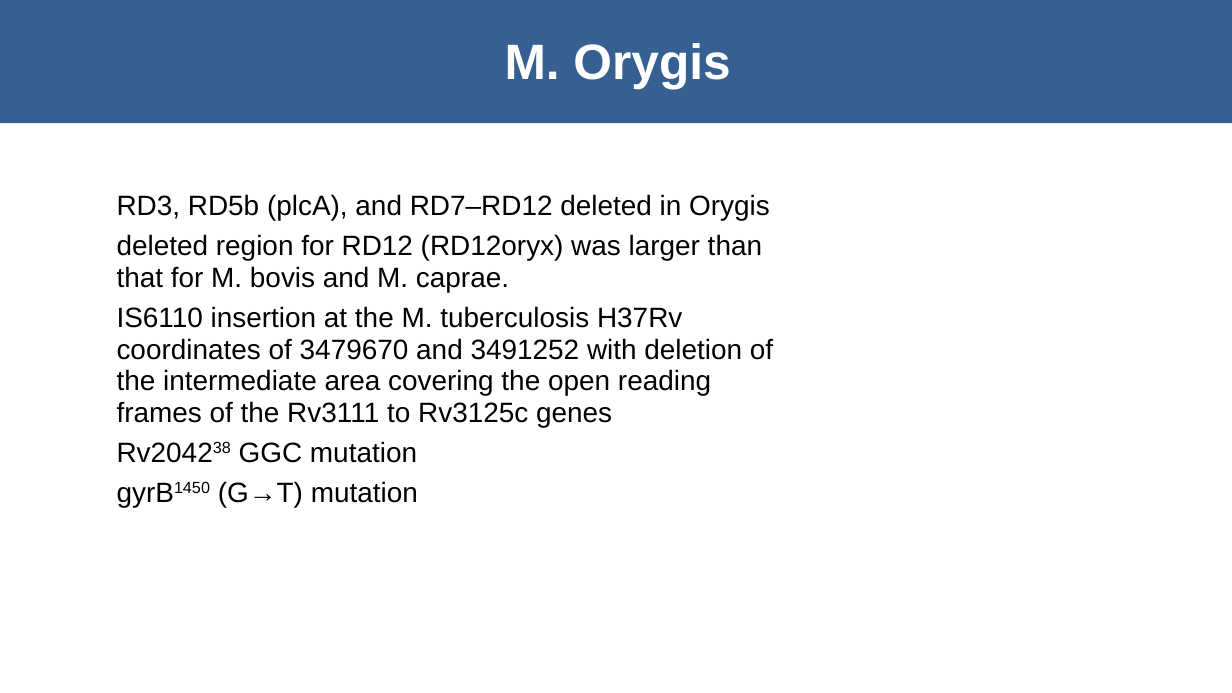
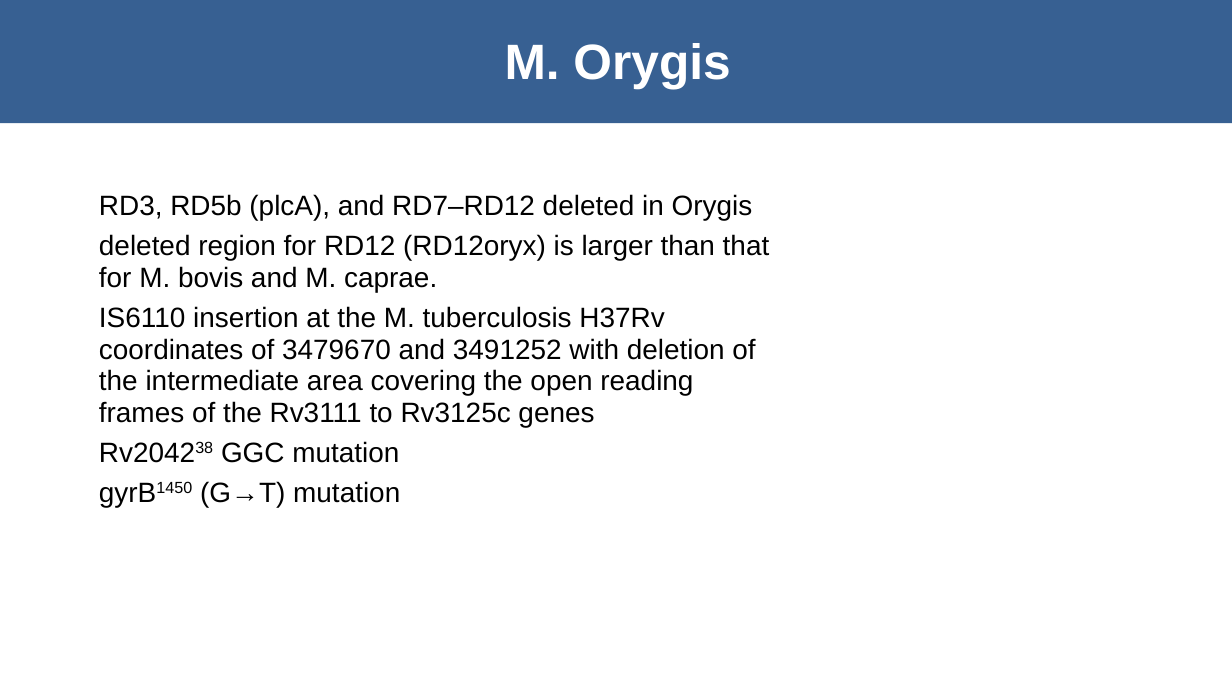
Before and after one commit to dmnfarrell/mtbdiff, a slide deck: slide 11 of orygis_project/talk_nov19.odp. Drawn at 1232x693 pixels with LibreOffice and Linux fonts; fonts in the diff are those of the drawing. Boxes give left, top, right and bottom in pixels: in the first picture for what was removed or moved away, otherwise in the second. Text is boxed around its words. In the diff, an @@ line names an element or a change of style, - is before the commit and + after.

```diff
--- a/orygis_project/talk_nov19.odp
+++ b/orygis_project/talk_nov19.odp
@@ text "RD3, RD5b (plcA), and RD7–RD12 ...": place and size @@
-text "RD3, RD5b (plcA), and RD7–RD12 ..." at box(117, 194, 773, 507)
+text "RD3, RD5b (plcA), and RD7–RD12 ..." at box(99, 194, 770, 507)
@@ text at box(99, 234, 770, 292): text changed @@
-deleted region for RD12 (RD12oryx) was larger than that for M. bovis and M. caprae.
+deleted region for RD12 (RD12oryx) is larger than that for M. bovis and M. caprae.
```
Also in this commit, not shown: 6 other slides changed, 2 slides added, 2 slides removed, 2 other files.
